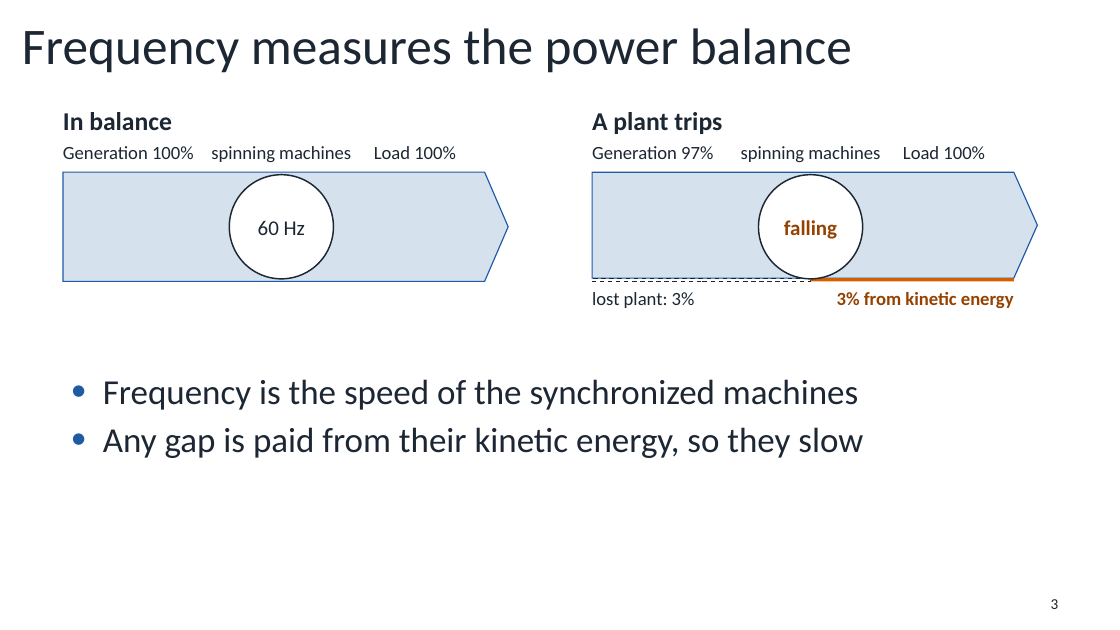
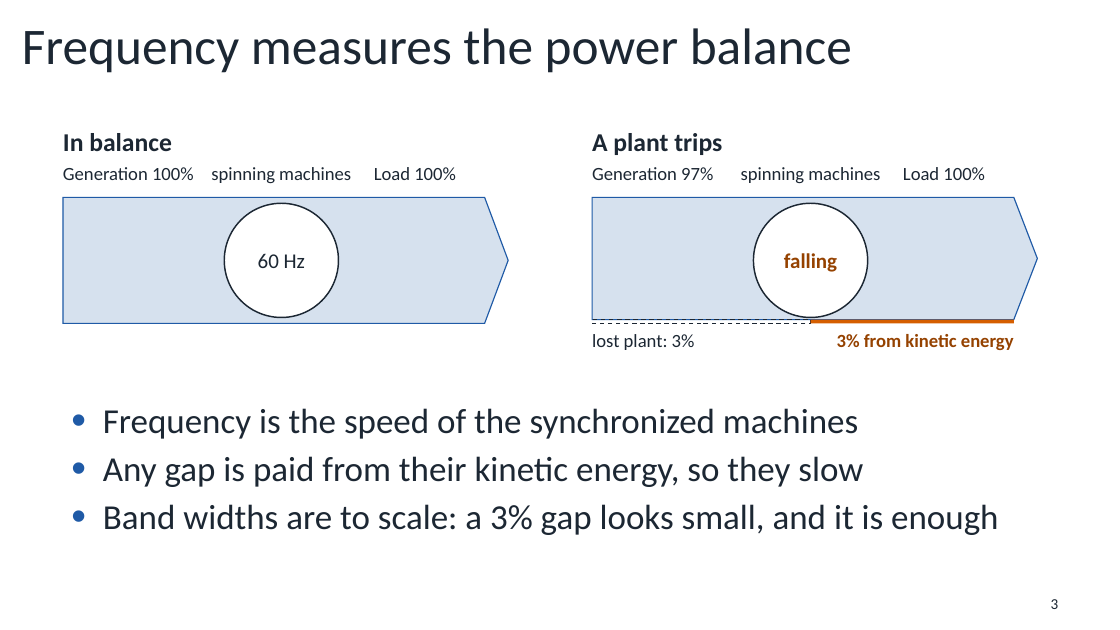
Before and after one commit to willowhughes/powerpoint, a slide deck: slide 3 of examples/grid_frequency.pptx. Drawn at 1120x630 pixels with LibreOffice and Linux fonts; fonts in the diff are those of the drawing. Boxes give left, top, right and bottom in pixels: in the first picture for what was removed or moved away, otherwise in the second. Text is boxed around its words. In the diff, an @@ line names an element or a change of style, - is before the commit and + after.

```diff
--- a/examples/grid_frequency.pptx
+++ b/examples/grid_frequency.pptx
@@ 8 texts: place and size @@
-8 texts at box(63, 112, 985, 162)
+8 texts at box(63, 133, 985, 183)
@@ pentagon arrow: place and size @@
-pentagon arrow at box(63, 172, 508, 281)
+pentagon arrow at box(63, 197, 508, 323)
@@ pentagon arrow at box(63, 197, 508, 323): proportions changed @@
@@ ellipse "60 Hz": place and size @@
-ellipse "60 Hz" at box(229, 175, 334, 279)
+ellipse "60 Hz" at box(224, 203, 339, 318)
@@ pentagon arrow at box(592, 197, 1038, 320): proportions changed @@
@@ pentagon arrow: place and size @@
-pentagon arrow at box(592, 172, 1038, 278)
+pentagon arrow at box(592, 197, 1038, 320)
@@ ellipse "falling": place and size @@
-ellipse "falling" at box(759, 175, 863, 279)
+ellipse "falling" at box(754, 203, 868, 318)
@@ 2 texts, 2 rectangles: place and size @@
-2 texts, 2 rectangles at box(592, 278, 1014, 308)
+2 texts, 2 rectangles at box(592, 320, 1014, 350)
@@ text "Frequency is the speed of ...": place and size @@
-text "Frequency is the speed of ..." at box(103, 379, 863, 458)
+text "Frequency is the speed of ..." at box(103, 408, 998, 535)
@@ text at box(103, 504, 998, 535): paragraph added @@
+• Band widths are to scale: a 3% gap looks small, and it is enough
```
Also in this commit, not shown: 6 other slides changed, 2 other files.
